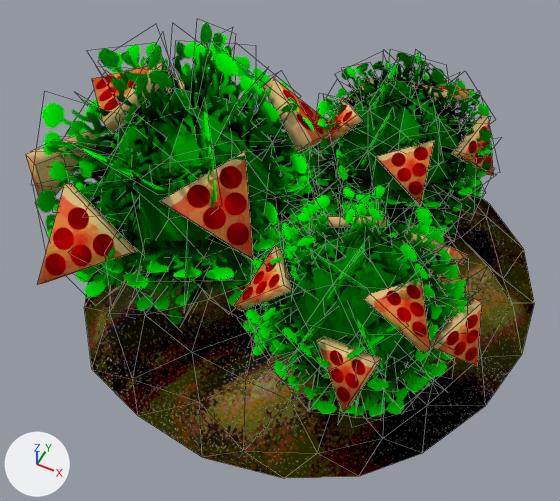
Renders of the Blender file Augotchi/Kevins stuff/Farm/Farmplot.blend from each side of a commit.
Both versions are drawn from a 50 mm camera at (7.31, -16.95, 21.82) aimed at (-0.37, -1.6, 2.62). The axes (+X, +Y, +Z) are drawn at lower left. The lights are the same throughout. Mesh edges are drawn as thin lines.

The first picture shows 'Bush_Models', 'Farmplot', 'Pizza_models'.
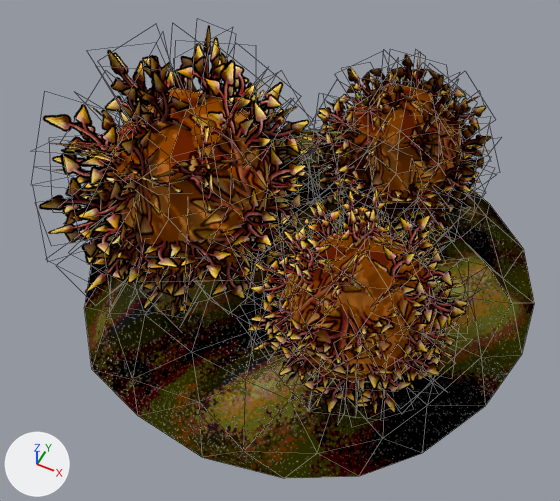
Where the change shows, as pixel boxes (x1, y1, x2, y2) in the pictures (560 x 501 px):
```json
{"object": "Bush_Models", "change": "surface changed", "before": [36, 22, 493, 420], "after": [36, 22, 493, 420], "on screen": "green to brown"}
{"object": "Pizza_models", "change": "hidden", "before": [26, 62, 493, 413]}
```

Scene script edits in JSON lines:
```json
{"op": "add", "block": "img_pizza_bush_text_png", "code": ["img_pizza_bush_text_png = load_image('Pizza_Bush_Text.png', 'Pizza_Bush_Text.png', 512, 512, 'sRGB')"]}
{"block": "mat_material_002", "where": "n3 = _N.new('ShaderNodeTexImage'); n3.name = 'Image Texture'"}
{"op": "set", "path": "n3.image", "old": "img_bush_test_png", "new": "img_pizza_bush_text_png"}
{"op": "add", "block": "ob_pizza_models", "code": "ob_pizza_models.hide_viewport = True"}
```
